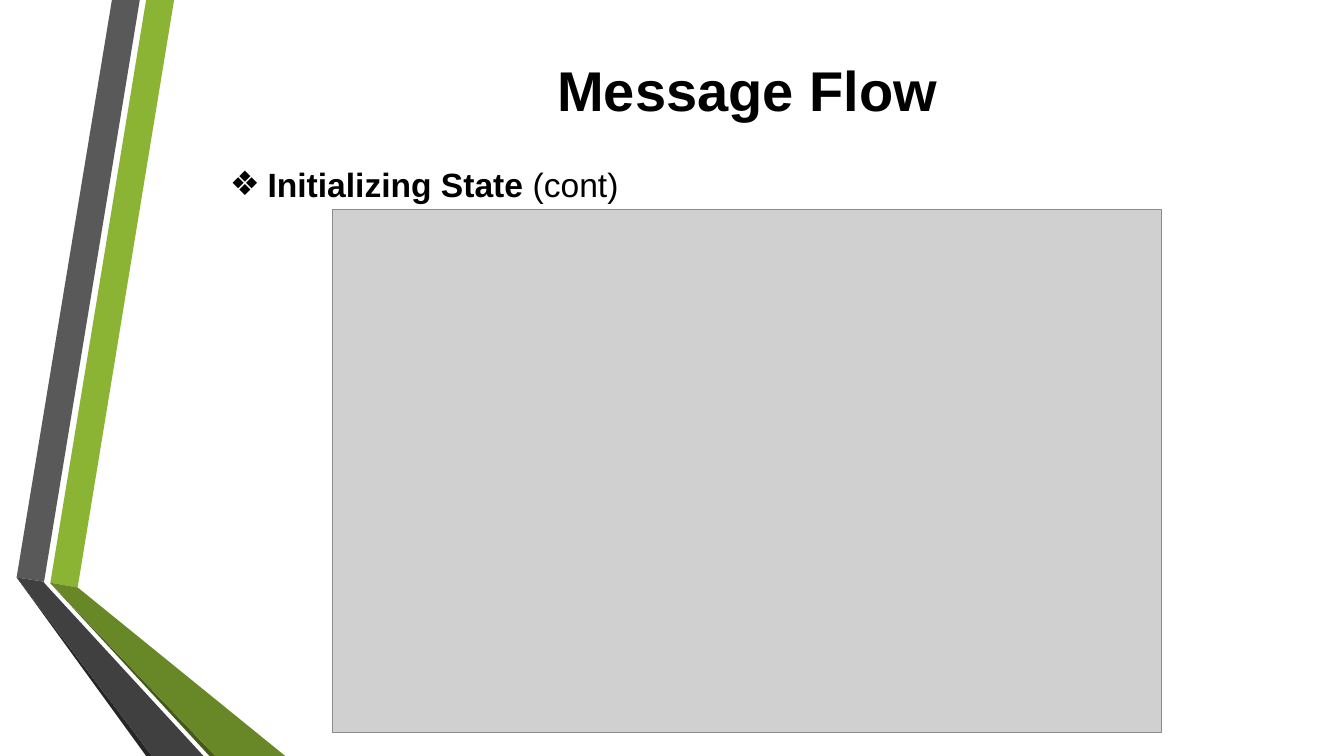
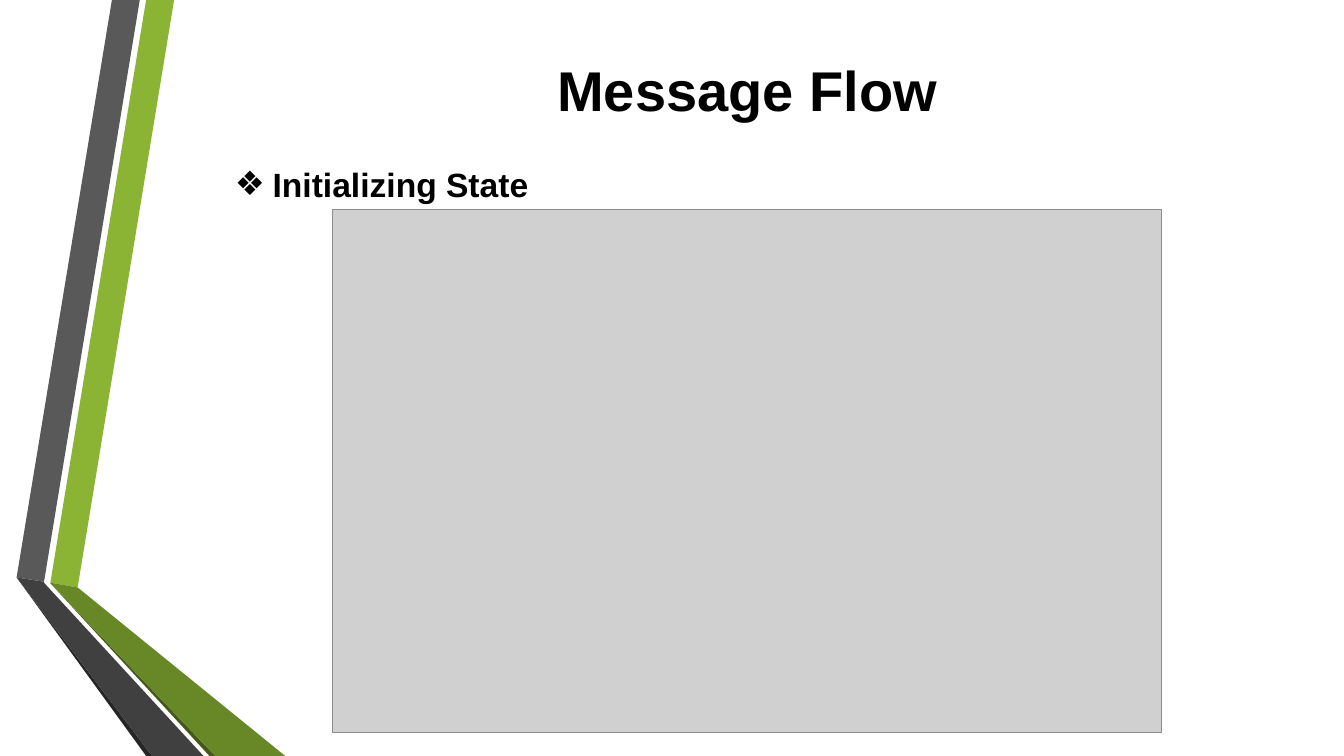
Before and after one commit to tiendatdk3493/Tai_Lieu, a slide deck: slide 15 of Dynamic Host Configuration Protocol (DHCP) Overview.pptx (slide 13 before the commit). Drawn at 1344x756 pixels with LibreOffice and Linux fonts; fonts in the diff are those of the drawing; grey boxes stand for pictures; background and template pictures are left out. Boxes give left, top, right and bottom in pixels: in the first picture for what was removed or moved away, otherwise in the second. Text is boxed around its words. In the diff, an @@ line names an element or a change of style, - is before the commit and + after.

```diff
--- a/Dynamic Host Configuration Protocol (DHCP) Overview.pptx
+++ b/Dynamic Host Configuration Protocol (DHCP) Overview.pptx
@@ text at <box>273,172,528,204</box>: text changed @@
-❖ Initializing State (cont)
+❖ Initializing State
```
Also in this commit, not shown: 9 other slides changed, 3 slides added, 9 slides removed, 1 other file.
